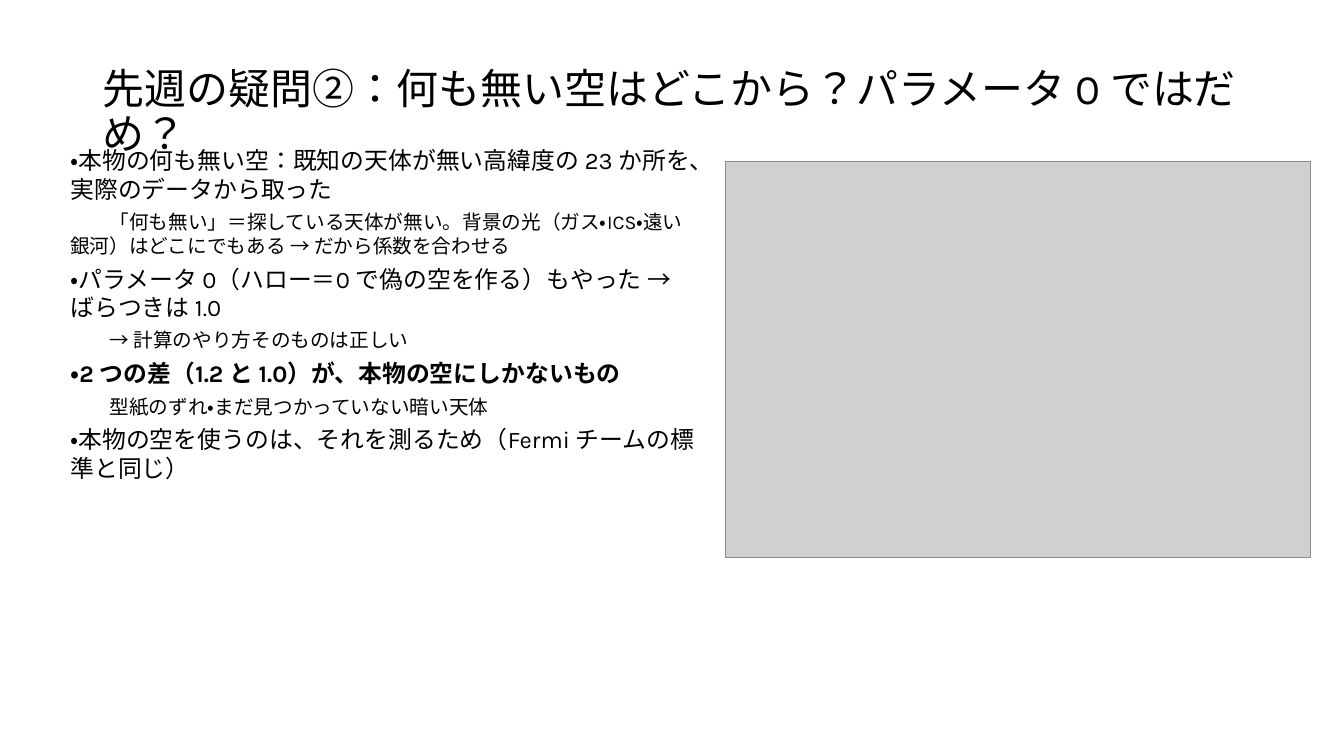
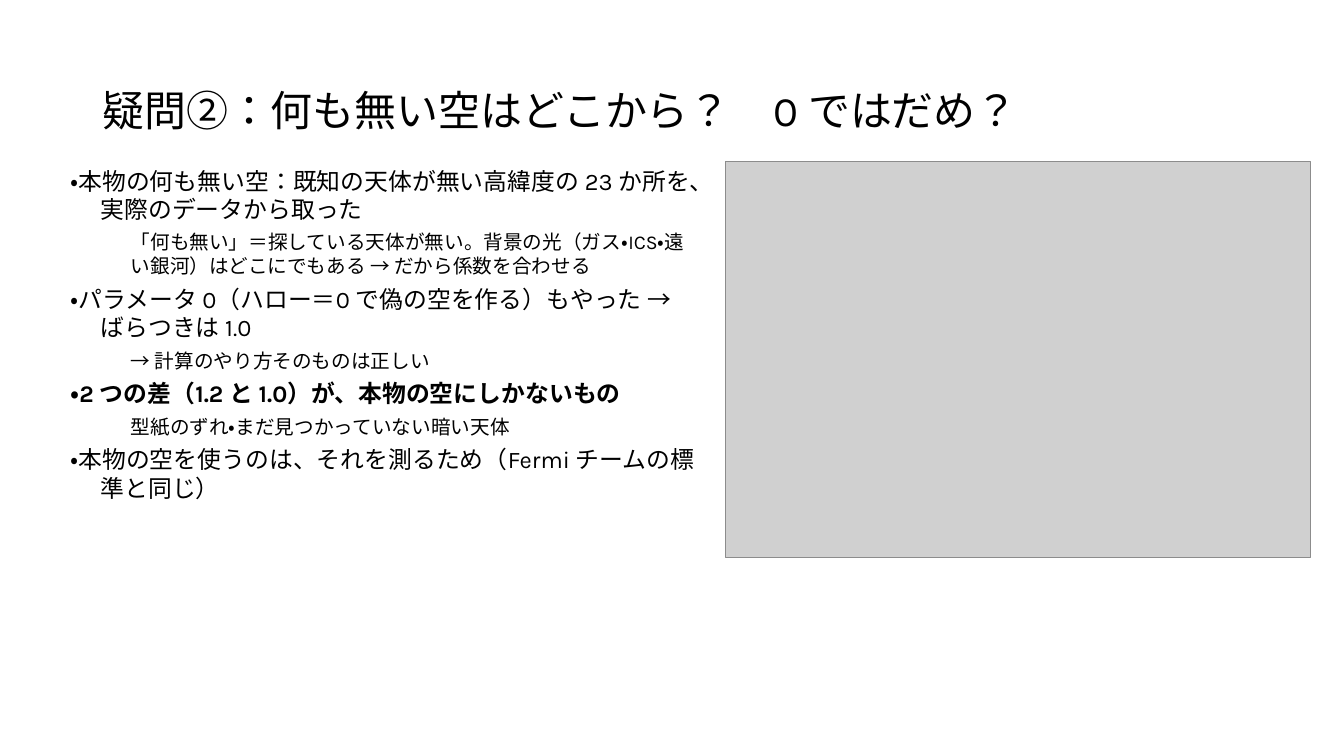
Before and after one commit to Mikann20041029/darkmatter-slides, a slide deck: slide 4 of slides/2026-10-09_研究報告_10枚版.pptx. Drawn at 1344x756 pixels with LibreOffice and Linux fonts; fonts in the diff are those of the drawing; grey boxes stand for pictures. Boxes give left, top, right and bottom in pixels: in the first picture for what was removed or moved away, otherwise in the second. Text is boxed around its words. In the diff, an @@ line names an element or a change of style, - is before the commit and + after.

```diff
--- a/slides/2026-10-09_研究報告_10枚版.pptx
+++ b/slides/2026-10-09_研究報告_10枚版.pptx
@@ title at (102, 90, 1017, 130): text changed @@
-先週の疑問②：何も無い空はどこから？パラメータ 0 ではだめ？
+疑問②：何も無い空はどこから？ 0 ではだめ？
@@ text "・本物の何も無い空：既知の天体が無い高緯度の 23 か所を、実際のデータから取った": place and size @@
-text "・本物の何も無い空：既知の天体が無い高緯度の 23 か所を、実際のデータから取った" at (70, 145, 713, 479)
+text "・本物の何も無い空：既知の天体が無い高緯度の 23 か所を、実際のデータから取った" at (70, 170, 713, 499)
@@ text "・本物の何も無い空：既知の天体が無い高緯度の 23 か所を、実際のデータから取った" at (70, 170, 713, 499): indent changed @@
```
Also in this commit, not shown: 8 other slides changed.
